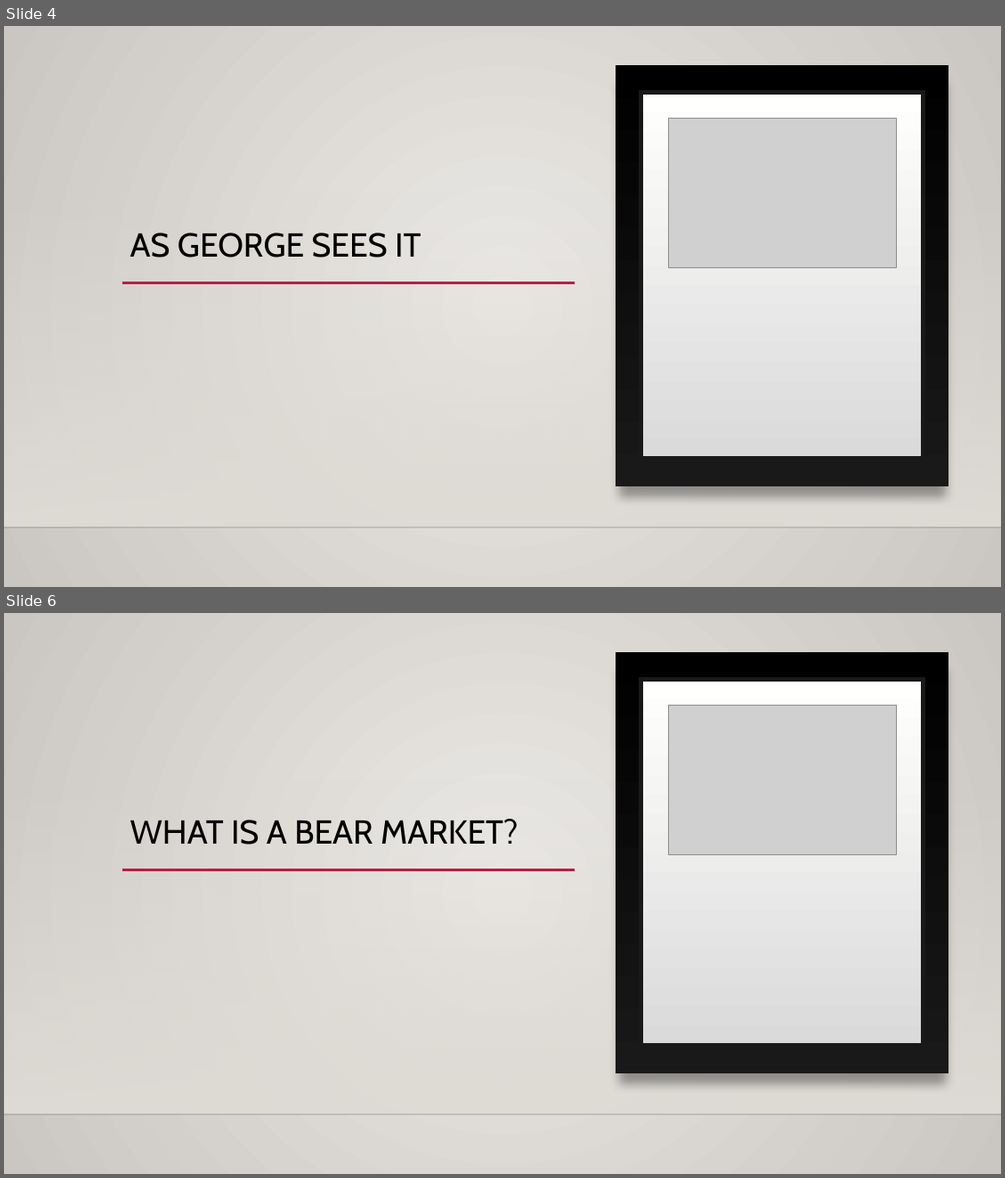
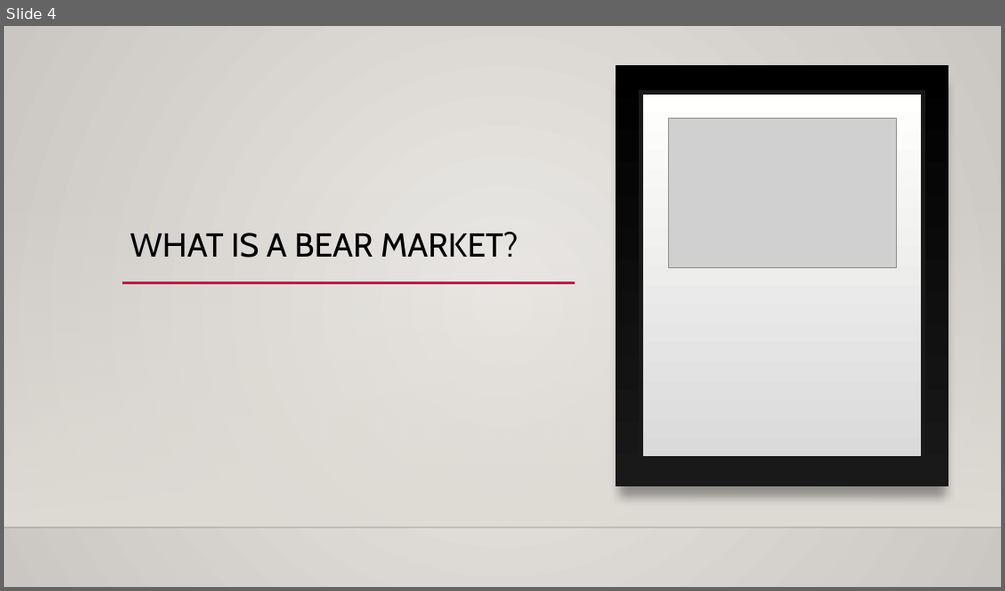
Before and after one commit to Gracewj/615-officer-, a slide deck: Officer.pptx. Shown one above the other, each under a label of ours: slides 4 and 6 before the commit, slide 4 after it; the slides between them are not shown. The pictures are 1005x1178 and 1005x591 pixels, drawn with LibreOffice and Linux fonts; fonts in the diff are those of the drawing; grey boxes stand for pictures; background and template pictures are left out. Boxes give left, top, right and bottom in pixels: in the first picture for what was removed or moved away, otherwise in the second. Text is boxed around its words. In the diff, an @@ line names an element or a change of style, - is before the commit and + after.

```diff
--- a/Officer.pptx
+++ b/Officer.pptx
@@ slide 4 removed at (x1=4, y1=26, x2=1001, y2=587), background gradient #ECEAE7 to #CAC7C1; not listed: 5 template elements that a slide beside it also shows @@
@@ picture removed at (x1=668, y1=118, x2=896, y2=267) @@
@@ title removed at (x1=130, y1=232, x2=421, y2=257) @@
-AS GEORGE SEES IT
@@ what was slide 6 is now slide 4 @@
```
Also in this commit, not shown: 2 slides changed, 1 other slide removed, 2 other files.
